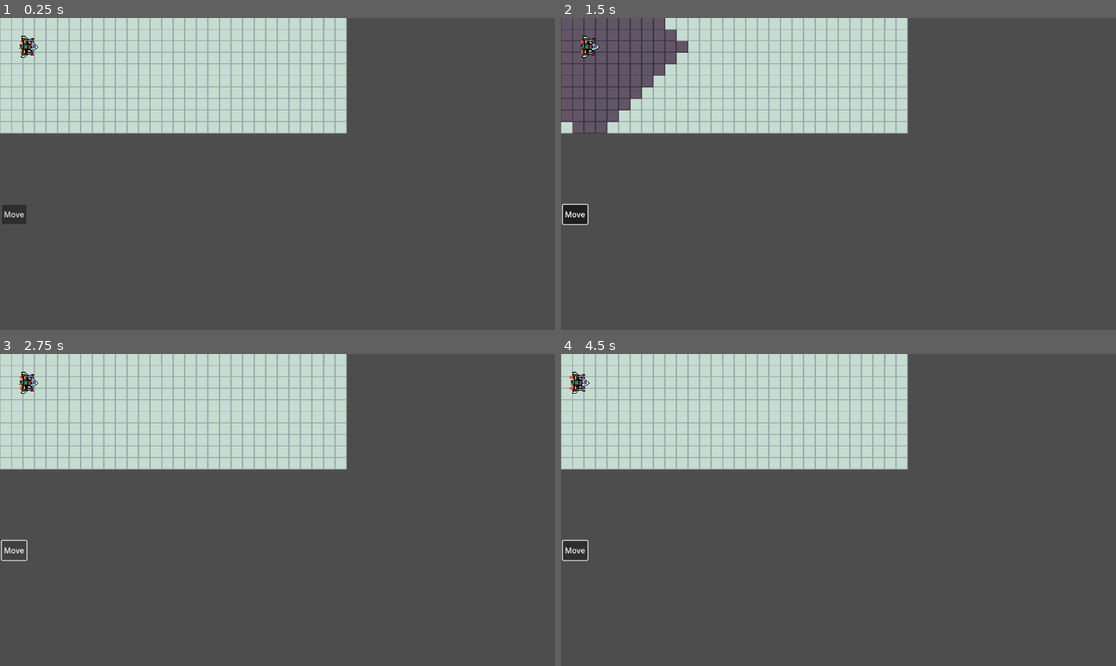
Above: before the commit, frames 1-4 (two rows, left to right).
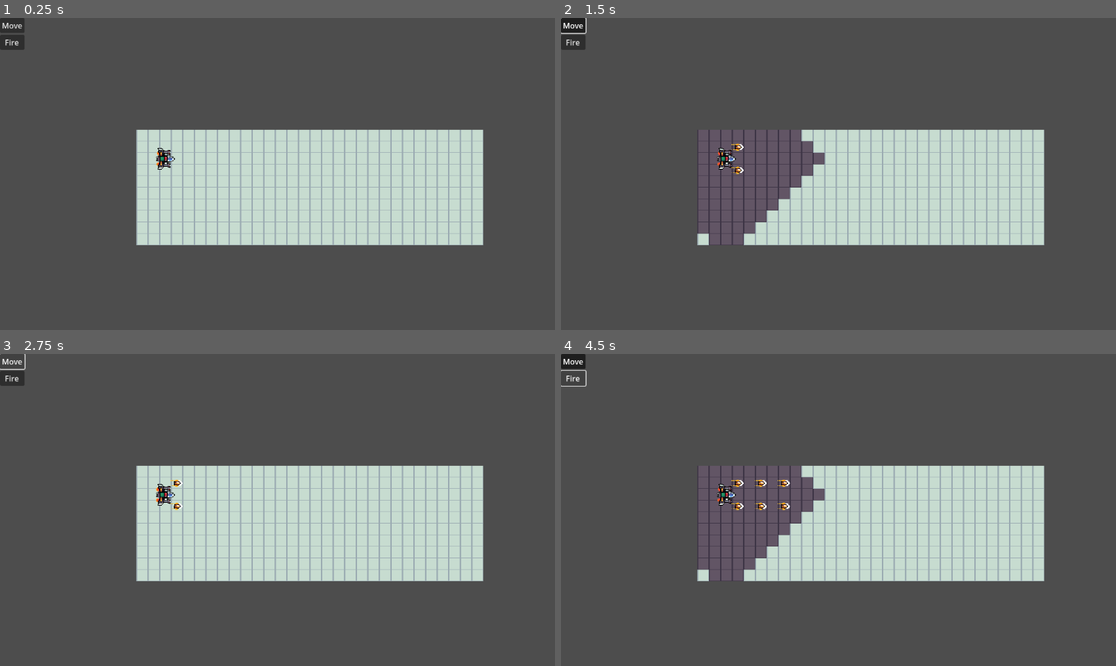
Above: after the commit, the same moments.

Repository: LucasLillo03/Starfighter-Godot
Game: Godot game, scene res://Scenes/GameEngine.tscn
Two runs of this game, one before a commit and one after it. Both use one fixed random seed, a clock stepped at 60 frames per second and the inputs below.
Inputs (mouse positions are in pixels of both pictures, inside the frame that each line leads up to):
- Up to frame 1 (0.25 s): no input
- Up to frame 2 (1.5 s): click (572, 42) at 0.5 s, where only the run after the commit has a clickable "Fire"; click "Move" at 1.25 s
- Up to frame 3 (2.75 s): click "Move" at 2 s
- Up to frame 4 (4.5 s): click (572, 378) at 2.75 s, where only the run after the commit has a clickable "Fire"; click "Move" at 3.5 s; click (572, 378) at 4.25 s, where only the run after the commit has a clickable "Fire"

The runs differ from the first frame. In frame 1, 46% of the frame differs, in the area x 0-88%, y 0-73%; in frame 2, 35%; in frame 3, 46%; in frame 4, 41%.

Commit message:
basic fire system implemented

Diff:
--- a/Scenes/GameEngine.tscn
+++ b/Scenes/GameEngine.tscn
@@ -164,28 +164,27 @@
 [node name="GameBoard" type="TileMapLayer" parent="."]
 tile_set = SubResource("TileSet_qkiwi")
 
-[node name="Camera2D" type="Camera2D" parent="GameBoard"]
-anchor_mode = 0
-zoom = Vector2(1.5, 1.5)
-
 [node name="Starfighter" parent="." instance=ExtResource("3_4yemd")]
 position = Vector2(0, 3)
 
 [node name="CanvasLayer" type="CanvasLayer" parent="."]
 
-[node name="Control" type="Control" parent="CanvasLayer"]
-layout_mode = 3
-anchors_preset = 0
-offset_right = 40.0
-offset_bottom = 40.0
+[node name="Control" type="GridContainer" parent="CanvasLayer"]
+offset_right = 51.0
+offset_bottom = 66.0
 
 [node name="MoveButton" type="Button" parent="CanvasLayer/Control"]
-layout_mode = 0
-offset_left = 4.0
-offset_top = 388.0
-offset_right = 55.0
-offset_bottom = 428.0
+layout_mode = 2
 toggle_mode = true
 text = "Move"
 
+[node name="FireButton" type="Button" parent="CanvasLayer/Control"]
+layout_mode = 2
+text = "Fire"
+
+[node name="Camera2D" type="Camera2D" parent="."]
+position = Vector2(195, 61)
+zoom = Vector2(1.5, 1.5)
+
 [connection signal="toggled" from="CanvasLayer/Control/MoveButton" to="." method="_on_move_button_toggled"]
+[connection signal="button_up" from="CanvasLayer/Control/FireButton" to="." method="_on_fire_button_button_up"]
--- a/Scripts/Engine/GameEngine.gd
+++ b/Scripts/Engine/GameEngine.gd
@@ -1,5 +1,5 @@
 extends Node2D
-class_name MyGameEngine
+class_name GameController
 
 @export var xSize : int = 30
 @export var ySize : int  = 10
@@ -12,12 +12,16 @@
 var boardCells : Array
 var highlighters: Array[Node] = []
 var onMove := false
+var projectileList : Array[Projectile] = []
+
 signal moveClick
+signal actionExec
 
 
 func _ready():
 	spawnStarfighter(Vector2i(2, 2))
 	clearBoard()
+	connect("actionExec", tick)
 
 func _process(delta: float) -> void:
 	if moveClick:
@@ -26,6 +30,15 @@
 			updateRechable()
 		else:
 			clearBoard()
+
+
+func tick():
+	moveProjectiles()
+
+func moveProjectiles():
+	for projectile in projectileList:
+		projectile.coord.x +=  projectile.velocity
+		projectile.global_position = gameBoard.map_to_local(projectile.coord)
 
 func clearBoard():
 	for x in range(xSize):
@@ -58,6 +71,7 @@
 		return
 
 	moveStarfighter(dest)
+	actionExec.emit()
 	moveButton.button_pressed = false
 
 
@@ -103,3 +117,13 @@
 func _on_move_button_toggled(toggled_on: bool) -> void:
 	moveClick.emit()
 	onMove = toggled_on
+
+
+
+func _on_fire_button_button_up() -> void:
+	actionExec.emit()
+	var newProjectiles = starfighter.fire()
+	for  projectile in newProjectiles:
+		projectile.global_position = gameBoard.map_to_local(projectile.coord)
+		add_child(projectile)
+	projectileList.append_array(newProjectiles)
--- a/Scripts/Model/Components/Weapons/AutoCannon.gd
+++ b/Scripts/Model/Components/Weapons/AutoCannon.gd
@@ -8,8 +8,23 @@
 	self.idleAnimation = "idleAutoCannon"
 	self.fireAnimation = "fireAutoCannon"
 
-func fire(owner):
+func fire(owner) -> Array[Projectile]:
 	var position1 = Vector2i(1, 1);
 	var position2 = Vector2i(1, -1);
-	owner.spawnProjectile(damage, velocity, position1);
-	owner.spawnProjectile(damage, velocity, position2);
+	var resultList :Array[Projectile] = []
+	var projectileScene = preload("res://Scenes/Projectile.tscn")
+
+	var projectile1 = projectileScene.instantiate()
+	projectile1.damage = damage
+	projectile1.velocity = velocity
+	projectile1.coord = owner.coord + position1
+
+	var projectile2 = projectileScene.instantiate()
+	projectile2.damage = damage
+	projectile2.velocity = velocity
+	projectile2.coord = owner.coord + position2
+
+	resultList.append(projectile1)
+	resultList.append(projectile2)
+
+	return resultList
--- a/Scripts/Model/Components/Weapons/Weapon.gd
+++ b/Scripts/Model/Components/Weapons/Weapon.gd
@@ -8,5 +8,6 @@
 var velocity : int
 
 
-func fire(owner):
+func fire(owner) -> Array[Projectile]:
 	push_error("this method hasn't implemented in this class because is abstract")
+	return []
--- a/Scripts/Model/Projectile.gd
+++ b/Scripts/Model/Projectile.gd
@@ -2,9 +2,9 @@
 class_name Projectile
 
 @export var damage : int
+@export var velocity : int
 static var idCounter := -1
 
-func _init(damage : int) -> void:
+func _init() -> void:
 	self.id = idCounter;
 	idCounter -= 1;
-	self.damage = damage;
--- a/Scripts/Model/Starfighter.gd
+++ b/Scripts/Model/Starfighter.gd
@@ -46,3 +46,6 @@
 	tween.tween_property(self, "global_position", destiny, 0.25).set_ease(Tween.EASE_IN_OUT)
 	await tween.finished
 	engineEffectSprite.play(engine.idleAnimation)
+
+func fire() -> Array[Projectile]:
+	return weapon.fire(self)
